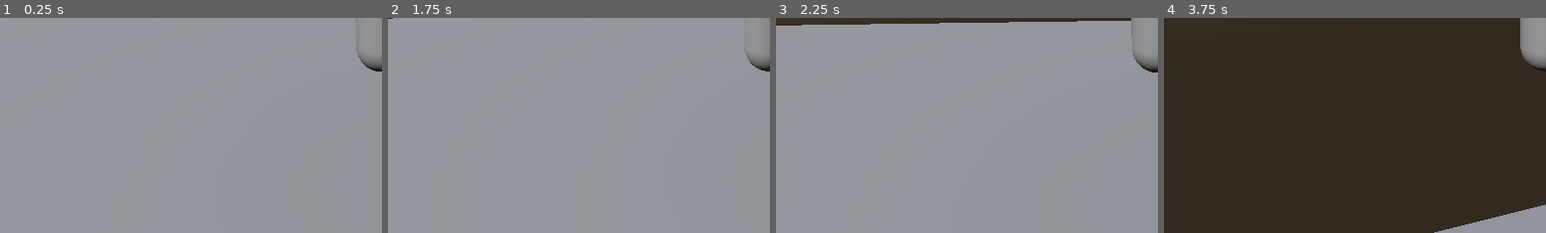
Above: before the commit, frames 1-4 (left to right).
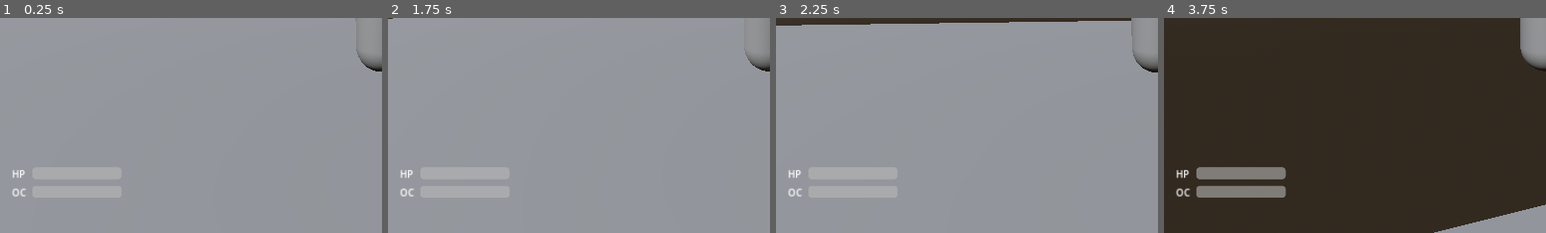
Above: after the commit, the same moments.

Repository: architectwuji-hash/sun-petal-kingdom
Game: Godot game, scene res://scenes/world/TestArena.tscn
The game is run twice, just before and just after one commit, with the same random seed, the same clock (stepped at 60 frames per second) and the same inputs.
Inputs (mouse positions are % of the whole screen's width and height, from its top left):
- Up to frame 1 (0.25 s): no input
- Up to frame 2 (1.75 s): tap Enter (ui_accept) at 0.5, 0.77, 1.52 s; move the mouse to (55, 50) at 0.52 s; hold Shift (sprint) 0.53-1.28 s; hold W (move_forward) from 0.53 s (still down); move the mouse to (45, 50) at 1.27 s; tap Shift (sprint) at 1.35 s
- Up to frame 3 (2.25 s): keep holding W (move_forward); move the mouse to (52, 48) at 2.02 s; hold Shift (sprint) from 2.03 s (still down)
- Up to frame 4 (3.75 s): keep holding W (move_forward); move the mouse to (49, 52) at 2.77 s; release Shift (sprint) at 2.78 s; tap Shift (sprint) at 2.85 s; tap Enter (ui_accept) at 3.02 s; move the mouse to (57, 51) at 3.52 s; hold Shift (sprint) from 3.53 s (still down)
The pictures show only the part of the screen within x 0-50%, y 50-100%; the shares and areas given below are measured in that part.

The runs differ from the first frame. In frame 1, 0.1% of the frame differs, in the area x 3-7%, y 70-84%; in frame 2, 0.2%; in frame 3, 0.2%; in frame 4, 2.9%, in the area x 3-32%, y 69-84%.

Commit message:
feat(ui): Task 2 — HUD with live HP and Ocali bars
- HUD.tscn: CanvasLayer bottom-left, HP and OC ProgressBars
- hud.gd: connect_to_player() wires health_changed/ocali_changed signals
- test_arena.gd: resolves Player and HUD, connects on ready
- TestArena.tscn: HUD instanced, test_arena.gd attached to root

Co-Authored-By: Claude Sonnet 4.6 <noreply@anthropic.com>
Claude-Session: https://claude.ai/code/session_01Xdz41Yjj7Zi8p9do1ybWv2

Diff:
--- /dev/null
+++ b/scenes/ui/HUD.tscn
@@ -0,0 +1,56 @@
+[gd_scene load_steps=2 format=3 uid="uid://d8hudpanel01spk"]
+
+[ext_resource type="Script" path="res://scripts/ui/hud.gd" id="1_hud"]
+
+[node name="HUD" type="CanvasLayer"]
+script = ExtResource("1_hud")
+
+[node name="StatsPanel" type="Control" parent="."]
+layout_mode = 3
+anchors_preset = 2
+anchor_top = 1.0
+anchor_bottom = 1.0
+offset_left = 20.0
+offset_top = -110.0
+offset_right = 220.0
+offset_bottom = -20.0
+grow_vertical = 0
+
+[node name="VBox" type="VBoxContainer" parent="StatsPanel"]
+layout_mode = 1
+anchors_preset = 15
+anchor_right = 1.0
+anchor_bottom = 1.0
+grow_horizontal = 2
+grow_vertical = 2
+theme_override_constants/separation = 8
+
+[node name="HealthRow" type="HBoxContainer" parent="StatsPanel/VBox"]
+layout_mode = 2
+
+[node name="HealthLabel" type="Label" parent="StatsPanel/VBox/HealthRow"]
+layout_mode = 2
+custom_minimum_size = Vector2(30, 0)
+text = "HP"
+
+[node name="HealthBar" type="ProgressBar" parent="StatsPanel/VBox/HealthRow"]
+layout_mode = 2
+custom_minimum_size = Vector2(150, 20)
+max_value = 100.0
+value = 100.0
+show_percentage = false
+
+[node name="OcaliRow" type="HBoxContainer" parent="StatsPanel/VBox"]
+layout_mode = 2
+
+[node name="OcaliLabel" type="Label" parent="StatsPanel/VBox/OcaliRow"]
+layout_mode = 2
+custom_minimum_size = Vector2(30, 0)
+text = "OC"
+
+[node name="OcaliBar" type="ProgressBar" parent="StatsPanel/VBox/OcaliRow"]
+layout_mode = 2
+custom_minimum_size = Vector2(150, 20)
+max_value = 750.0
+value = 750.0
+show_percentage = false
--- a/scenes/world/TestArena.tscn
+++ b/scenes/world/TestArena.tscn
@@ -1,6 +1,8 @@
-[gd_scene load_steps=6 format=3 uid="uid://c7testarena01spk"]
+[gd_scene load_steps=8 format=3 uid="uid://c7testarena01spk"]
 
 [ext_resource type="PackedScene" uid="uid://bqx8player01spk" path="res://scenes/player/Player.tscn" id="1_player"]
+[ext_resource type="PackedScene" uid="uid://d8hudpanel01spk" path="res://scenes/ui/HUD.tscn" id="2_hud"]
+[ext_resource type="Script" path="res://scripts/world/test_arena.gd" id="3_test_arena"]
 
 [sub_resource type="BoxShape3D" id="BoxShape3D_ground"]
 size = Vector3(40, 0.5, 40)
@@ -18,6 +20,7 @@
 sky = SubResource("Sky_env")
 
 [node name="TestArena" type="Node3D"]
+script = ExtResource("3_test_arena")
 
 [node name="DirectionalLight3D" type="DirectionalLight3D" parent="."]
 rotation_degrees = Vector3(-45, -30, 0)
@@ -39,3 +42,5 @@
 transform = Transform3D(1, 0, 0, 0, 1, 0, 0, 0, 1, 0, 1, 0)
 
 [node name="Player" parent="PlayerSpawn" instance=ExtResource("1_player")]
+
+[node name="HUD" parent="." instance=ExtResource("2_hud")]
--- /dev/null
+++ b/scripts/ui/hud.gd
@@ -0,0 +1,24 @@
+extends CanvasLayer
+class_name HUD
+
+@onready var health_bar: ProgressBar = $StatsPanel/VBox/HealthRow/HealthBar
+@onready var ocali_bar: ProgressBar = $StatsPanel/VBox/OcaliRow/OcaliBar
+
+
+func connect_to_player(player: Player) -> void:
+	player.health_changed.connect(_on_health_changed)
+	player.ocali_changed.connect(_on_ocali_changed)
+	health_bar.max_value = player.max_health
+	health_bar.value = player.health
+	ocali_bar.max_value = player.max_ocali
+	ocali_bar.value = player.ocali
+
+
+func _on_health_changed(current: int, maximum: int) -> void:
+	health_bar.max_value = maximum
+	health_bar.value = current
+
+
+func _on_ocali_changed(current: int, maximum: int) -> void:
+	ocali_bar.max_value = maximum
+	ocali_bar.value = current
--- /dev/null
+++ b/scripts/world/test_arena.gd
@@ -0,0 +1,8 @@
+extends Node3D
+
+@onready var player: Player = $PlayerSpawn/Player
+@onready var hud: HUD = $HUD
+
+
+func _ready() -> void:
+	hud.connect_to_player(player)
